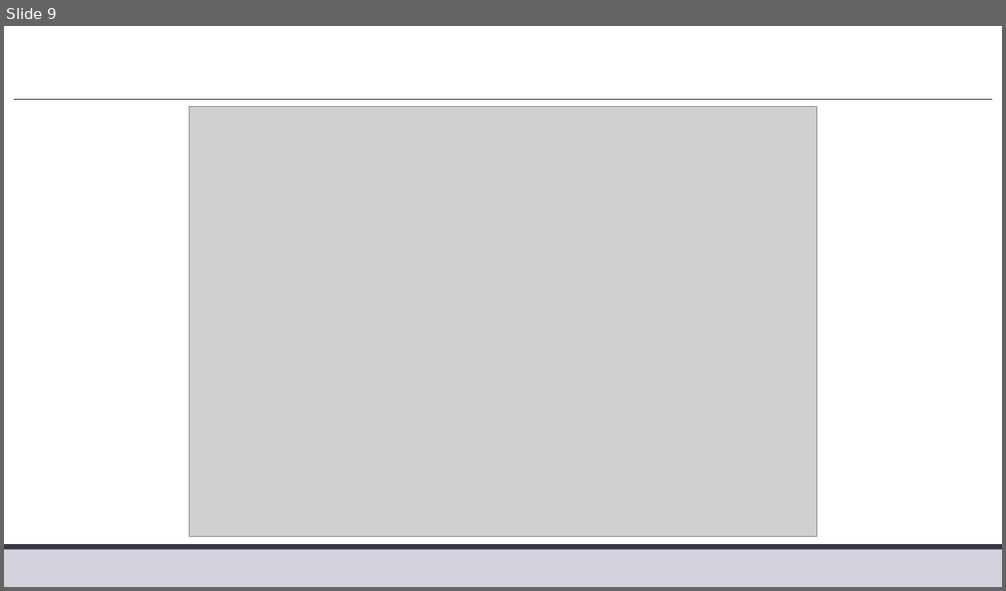
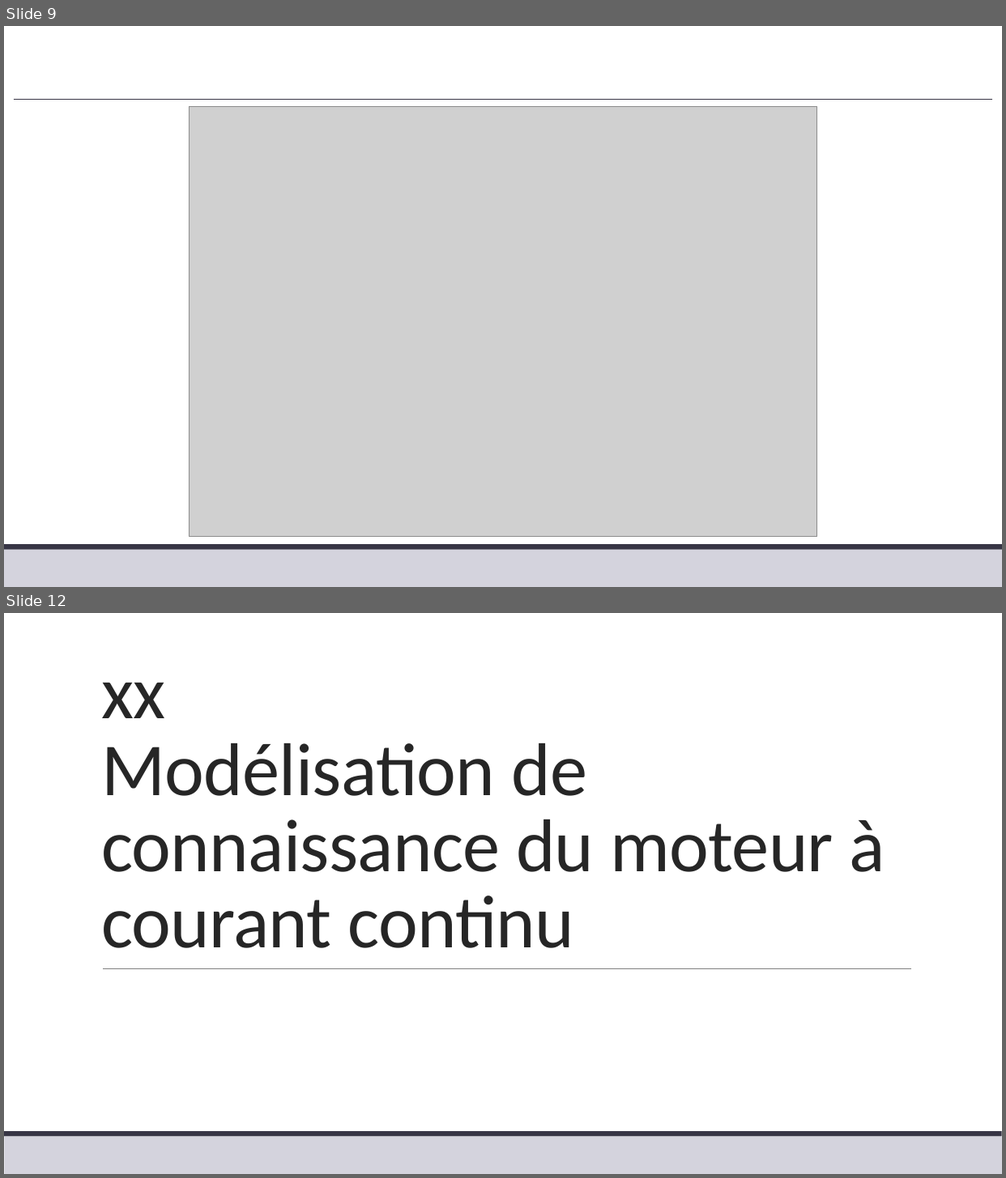
Before and after one commit to xpessoles/TP_Corriges, a slide deck: 12_MCC/12_MCC_Corrige.pptx. Shown one above the other, each under a label of ours: slide 9 before the commit, slides 9 and 12 after it; the slides between them are not shown. The pictures are 1006x591 and 1006x1178 pixels, drawn with LibreOffice and Linux fonts; fonts in the diff are those of the drawing; grey boxes stand for pictures. Boxes give left, top, right and bottom in pixels: in the first picture for what was removed or moved away, otherwise in the second. Text is boxed around its words. In the diff, an @@ line names an element or a change of style, - is before the commit and + after.

Commit message:
MAJ

```diff
--- a/12_MCC/12_MCC_Corrige.pptx
+++ b/12_MCC/12_MCC_Corrige.pptx
@@ slide 12 added at box(4, 613, 1002, 1174), background #FFFFFF; not listed: 2 template elements that a slide beside it also shows @@
@@ title added at box(101, 683, 885, 948), 72 pt, text #262626 @@
+xx
+Modélisation de connaissance du moteur à courant continu
@@ line added from (103, 969) to (911, 969), #808080 0.5 pt @@
```
Also in this commit, not shown: 4 other slides added.
